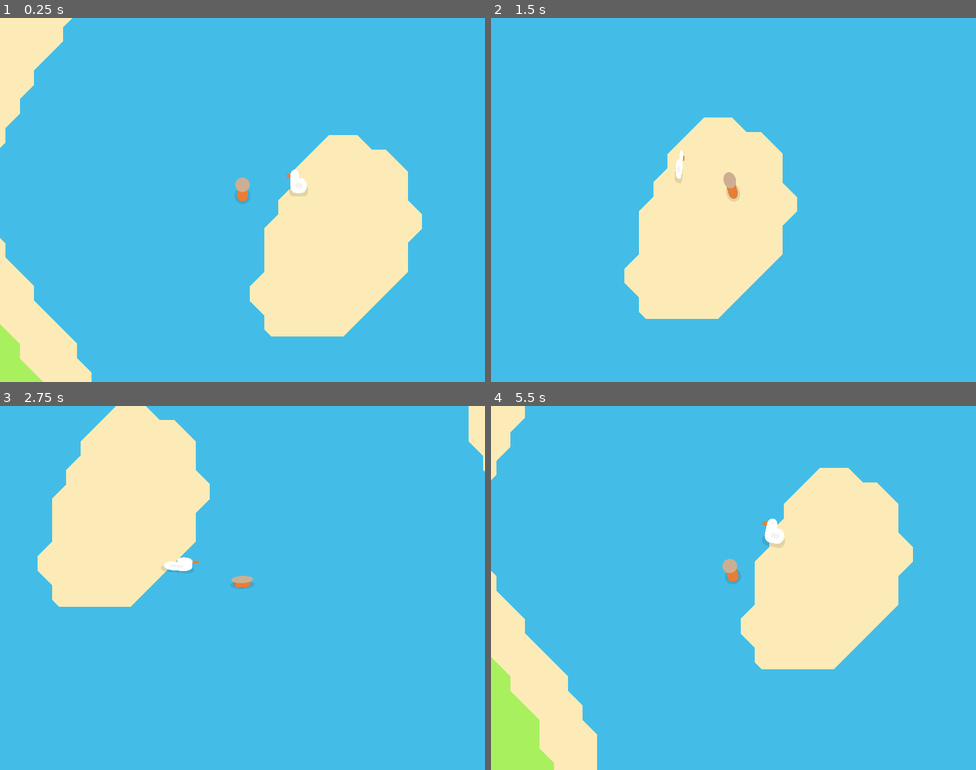
Above: before the commit, frames 1-4 (two rows, left to right).
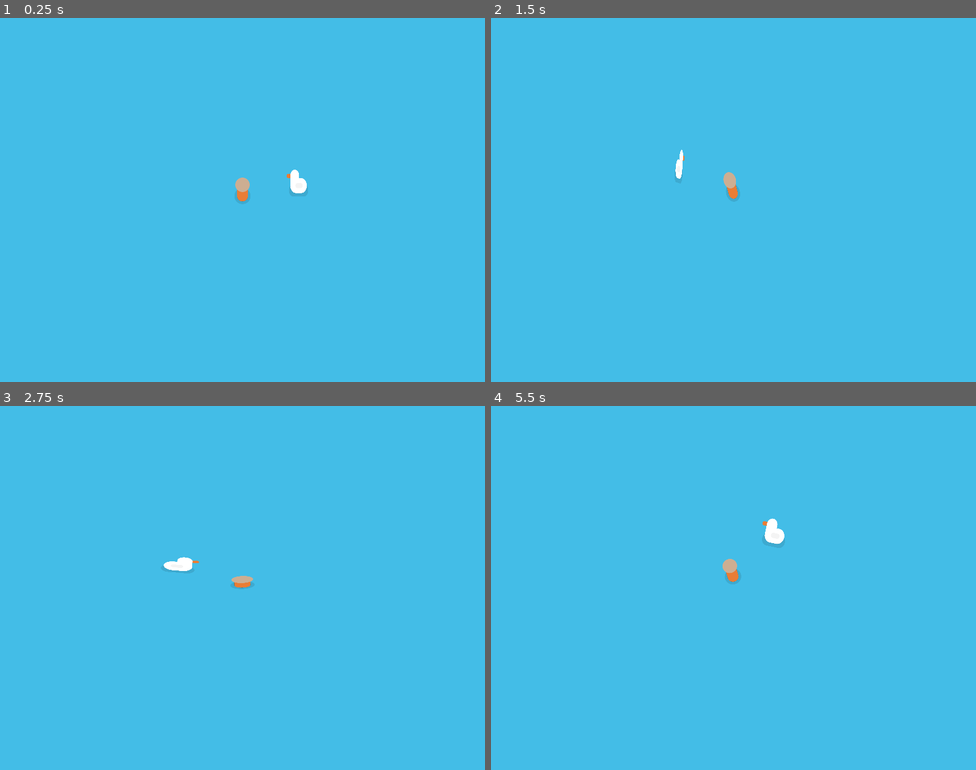
Above: after the commit, the same moments.

Repository: Large-Guy/Archipelinaut
Game: Godot game, scene res://scenes/game.tscn
The game is run twice, just before and just after one commit, with the same random seed, the same clock (stepped at 60 frames per second) and the same inputs.
Inputs (mouse positions are in pixels of both pictures, inside the frame that each line leads up to):
- Up to frame 1 (0.25 s): no input
- Up to frame 2 (1.5 s): move the mouse to (840, 181) at 0.52 s; hold D (move_right) 0.53-1.28 s; click (840, 181) at 0.6 s; move the mouse to (636, 218) at 1.27 s; hold S (move_down) from 1.28 s (still down); click (636, 218) at 1.35 s
- Up to frame 3 (2.75 s): move the mouse to (291, 507) at 2.02 s; release S (move_down) at 2.03 s; hold D (move_right) from 2.03 s (still down); click (291, 507) at 2.1 s
- Up to frame 4 (5.5 s): move the mouse to (709, 660) at 2.77 s; release D (move_right) at 2.78 s; hold W (move_up) 2.78-3.53 s; click (709, 660) at 2.85 s; move the mouse to (879, 642) at 3.52 s; hold A (move_left) 3.53-5.03 s; click (879, 642) at 3.6 s; move the mouse to (588, 533) at 4.27 s; click (588, 533) at 4.35 s; move the mouse to (757, 588) at 5.02 s; hold S (move_down) from 5.03 s (still down); click (757, 588) at 5.1 s

The runs differ from the first frame. In frame 1, 20% of the frame differs, in the area x 0-87%, y 0-100%; in frame 2, 13%; in frame 3, 14%; in frame 4, 21%.

Commit message:
Goose quack, less frequent islands

Diff:
--- a/scenes/prefabs/entities/fren.tscn
+++ b/scenes/prefabs/entities/fren.tscn
@@ -9,6 +9,8 @@
 [ext_resource type="AudioStream" uid="uid://06277iygc8lr" path="res://audio/sfx/footsteps/grass-04.wav" id="7_idknw"]
 [ext_resource type="AudioStream" uid="uid://c1iqdp56s4s5t" path="res://audio/sfx/footsteps/grass-05.wav" id="8_fslit"]
 [ext_resource type="AudioStream" uid="uid://bjjhhcbba2vfv" path="res://audio/sfx/footsteps/grass-06.wav" id="9_jwgvd"]
+[ext_resource type="AudioStream" uid="uid://bw6jf3e50bk40" path="res://audio/sfx/mobs/goose/quack.mp3" id="10_e7v4l"]
+[ext_resource type="Script" path="res://scripts/random_trigger.gd" id="11_eq42g"]
 
 [sub_resource type="Animation" id="Animation_qd8gl"]
 length = 0.001
@@ -138,6 +140,11 @@
 stream_4/stream = ExtResource("8_fslit")
 stream_5/stream = ExtResource("9_jwgvd")
 
+[sub_resource type="AudioStreamRandomizer" id="AudioStreamRandomizer_ulg6r"]
+random_pitch = 1.6
+streams_count = 1
+stream_0/stream = ExtResource("10_e7v4l")
+
 [node name="Fren" type="CharacterBody2D" node_paths=PackedStringArray("animator")]
 y_sort_enabled = true
 motion_mode = 1
@@ -179,4 +186,12 @@
 [node name="Footstep Sounds" type="AudioStreamPlayer2D" parent="."]
 stream = SubResource("AudioStreamRandomizer_e4ecu")
 
+[node name="Quack" type="AudioStreamPlayer2D" parent="."]
+stream = SubResource("AudioStreamRandomizer_ulg6r")
+
+[node name="QuackTrigger" type="Node2D" parent="."]
+script = ExtResource("11_eq42g")
+frequency = 0.2
+
 [connection signal="footstep" from="." to="Footstep Sounds" method="play"]
+[connection signal="trigger" from="QuackTrigger" to="Quack" method="play"]
--- /dev/null
+++ b/scripts/random_trigger.gd
@@ -0,0 +1,10 @@
+extends Node2D
+
+@export var frequency: float
+
+signal trigger
+
+# Called every frame. 'delta' is the elapsed time since the previous frame.
+func _process(delta: float) -> void:
+	if randf() < frequency * delta:
+		trigger.emit()
--- a/world/biomes/default.tres
+++ b/world/biomes/default.tres
@@ -8,13 +8,13 @@
 [ext_resource type="Resource" uid="uid://i6rrkojrccj4" path="res://world/objects/palm_tree.tres" id="6_7jcxi"]
 
 [sub_resource type="FastNoiseLite" id="FastNoiseLite_gew1v"]
-frequency = 0.028
+frequency = 0.014
 fractal_type = 0
 
 [resource]
 script = ExtResource("1_nkox5")
 amplitudes = Array[float]([1.0])
 noiseLayers = Array[FastNoiseLite]([SubResource("FastNoiseLite_gew1v")])
-tile_amplitudes_percentage = Array[float]([0.622, 0.758])
+tile_amplitudes_percentage = Array[float]([0.772, 0.863])
 tiles = Array[ExtResource("2_qyev4")]([ExtResource("3_4r2hd"), ExtResource("4_e46ux")])
 world_objects = Array[ExtResource("5_1llpx")]([ExtResource("6_7jcxi")])
Not shown, added: audio/sfx/mobs/goose/quack.mp3.import
Not shown: 1 places in scenes/prefabs/entities/fren.tscn that only renumber resources
Not shown, changed: .DS_Store
Not shown, changed: audio/.DS_Store
Not shown, changed: audio/sfx/.DS_Store
Not shown, added: audio/sfx/mobs/.DS_Store
Not shown, added: audio/sfx/mobs/goose/quack.mp3
